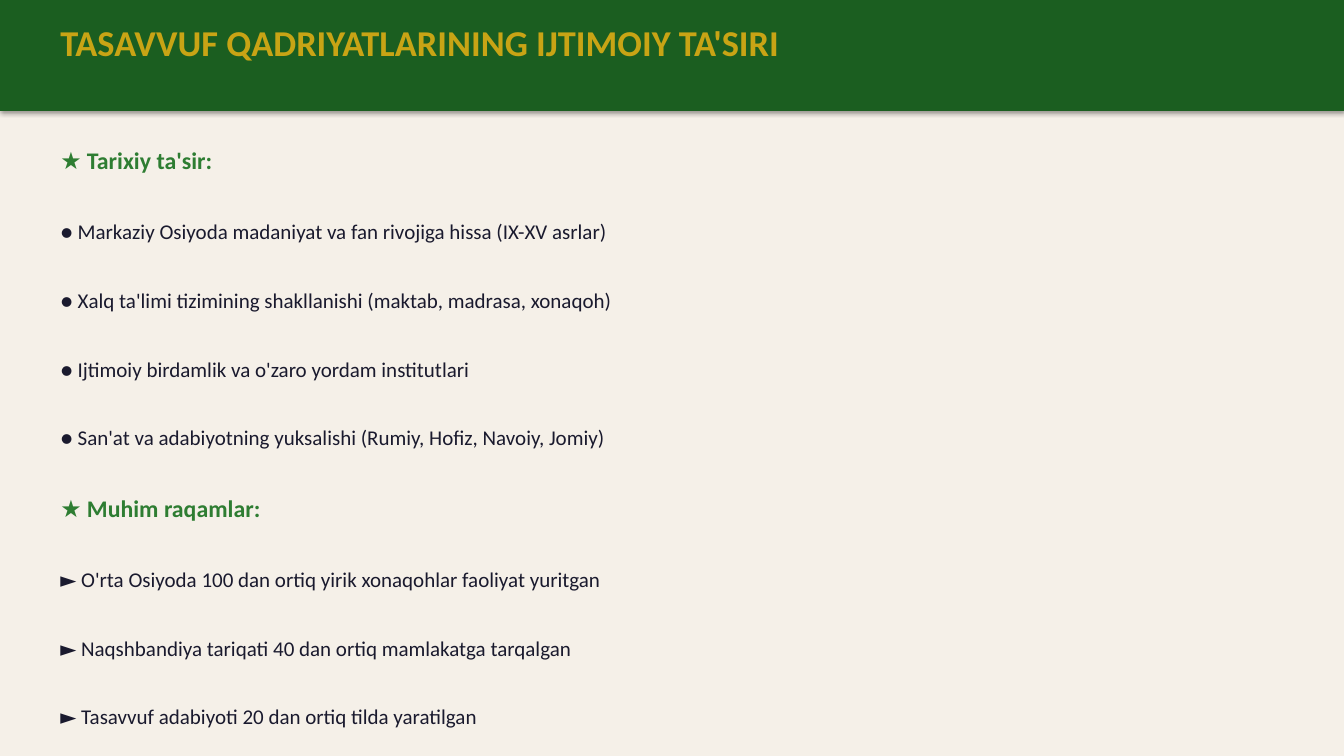
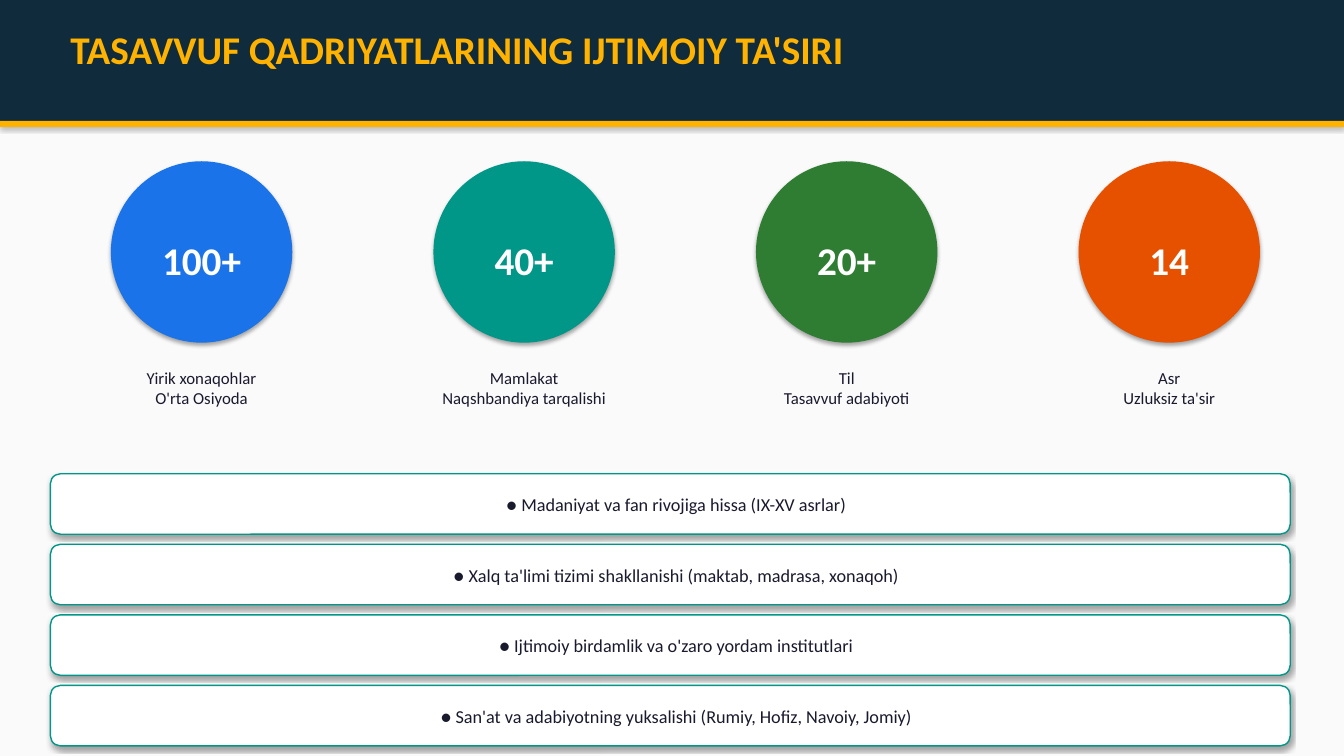
Before and after one commit to chinpolatovumidjon88-lab/BADIRYAR, a slide deck: slide 10 of Tasavvuf_Qadriyatlar_Taqdimot.pptx. Drawn at 1344x756 pixels with LibreOffice and Linux fonts; fonts in the diff are those of the drawing. Boxes give left, top, right and bottom in pixels: in the first picture for what was removed or moved away, otherwise in the second. Text is boxed around its words. In the diff, an @@ line names an element or a change of style, - is before the commit and + after.

Commit message:
Tasavvuf taqdimoti v2: grafiklar, sxemalar, diagrammalar bilan

```diff
--- a/Tasavvuf_Qadriyatlar_Taqdimot.pptx
+++ b/Tasavvuf_Qadriyatlar_Taqdimot.pptx
@@ background #F5F0E8 to #FAFAFA @@
@@ rectangle: place and size @@
-rectangle at box(0, 0, 1344, 111)
+rectangle at box(0, 0, 1344, 121)
@@ rectangle at box(0, 0, 1344, 121): fill #1B5E20 to #0F2B3C @@
@@ text "TASAVVUF QADRIYATLARINING IJTIMOIY TA'SIRI": place and size @@
-text "TASAVVUF QADRIYATLARINING IJTIMOIY TA'SIRI" at box(60, 31, 779, 61)
+text "TASAVVUF QADRIYATLARINING IJTIMOIY TA'SIRI" at box(70, 37, 843, 69)
@@ text "TASAVVUF QADRIYATLARINING IJTIMOIY TA'SIRI" at box(70, 37, 843, 69): size 26 to 28 pt, text colour #C8A415 to #FFB300 @@
@@ rectangle added at box(0, 121, 1344, 127), fill #FFB300 @@
@@ text removed at box(78, 152, 611, 728) @@
-★ Tarixiy ta'sir:
-● Markaziy Osiyoda madaniyat va fan rivojiga hissa (IX-XV asrlar)
-● Xalq ta'limi tizimining shakllanishi (maktab, madrasa, xonaqoh)
-● Ijtimoiy birdamlik va o'zaro yordam institutlari
-● San'at va adabiyotning yuksalishi (Rumiy, Hofiz, Navoiy, Jomiy)
-★ Muhim raqamlar:
-► O'rta Osiyoda 100 dan ortiq yirik xonaqohlar faoliyat yuritgan
-► Naqshbandiya tariqati 40 dan ortiq mamlakatga tarqalgan
-► Tasavvuf adabiyoti 20 dan ortiq tilda yaratilgan
@@ ellipse added at box(111, 161, 292, 343), fill #1A73E8, 28 pt, text #FFFFFF, bold @@
+100+
@@ ellipse added at box(434, 161, 615, 343), fill #009688, 28 pt, text #FFFFFF, bold @@
+40+
@@ ellipse added at box(756, 161, 938, 343), fill #2E7D32, 28 pt, text #FFFFFF, bold @@
+20+
@@ ellipse added at box(1079, 161, 1260, 343), fill #E65100, 28 pt, text #FFFFFF, bold @@
+14
@@ text added at box(147, 372, 257, 407), 12 pt, text #1A1A2E @@
+Yirik xonaqohlar
+O'rta Osiyoda
@@ text added at box(442, 372, 606, 407), 12 pt, text #1A1A2E @@
+Mamlakat
+Naqshbandiya tarqalishi
@@ text added at box(784, 372, 909, 407), 12 pt, text #1A1A2E @@
+Til
+Tasavvuf adabiyoti
@@ text added at box(1123, 373, 1215, 404), 12 pt, text #1A1A2E @@
+Asr
+Uzluksiz ta'sir
@@ rounded rectangle added at box(50, 474, 1291, 534), fill #FFFFFF, outline #009688 1 pt, 13 pt, text #1A1A2E @@
+● Madaniyat va fan rivojiga hissa (IX-XV asrlar)
@@ rounded rectangle added at box(50, 544, 1291, 605), fill #FFFFFF, outline #009688 1 pt, 13 pt, text #1A1A2E @@
+● Xalq ta'limi tizimi shakllanishi (maktab, madrasa, xonaqoh)
@@ rounded rectangle added at box(50, 615, 1291, 676), fill #FFFFFF, outline #009688 1 pt, 13 pt, text #1A1A2E @@
+● Ijtimoiy birdamlik va o'zaro yordam institutlari
@@ rounded rectangle added at box(50, 686, 1291, 746), fill #FFFFFF, outline #009688 1 pt, 13 pt, text #1A1A2E @@
+● San'at va adabiyotning yuksalishi (Rumiy, Hofiz, Navoiy, Jomiy)
```
Also in this commit, not shown: 13 other slides changed, 1 slide added, 1 slide removed.
